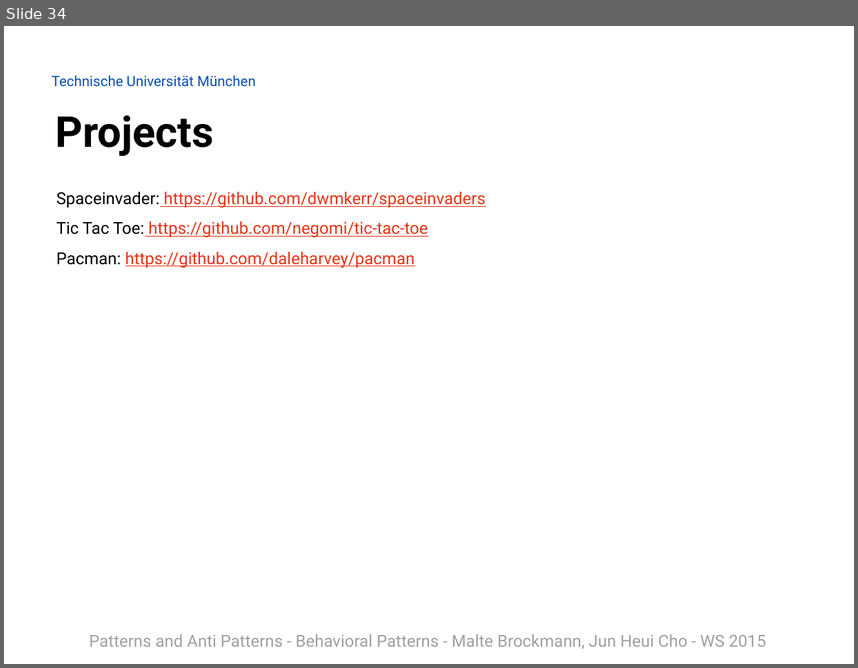
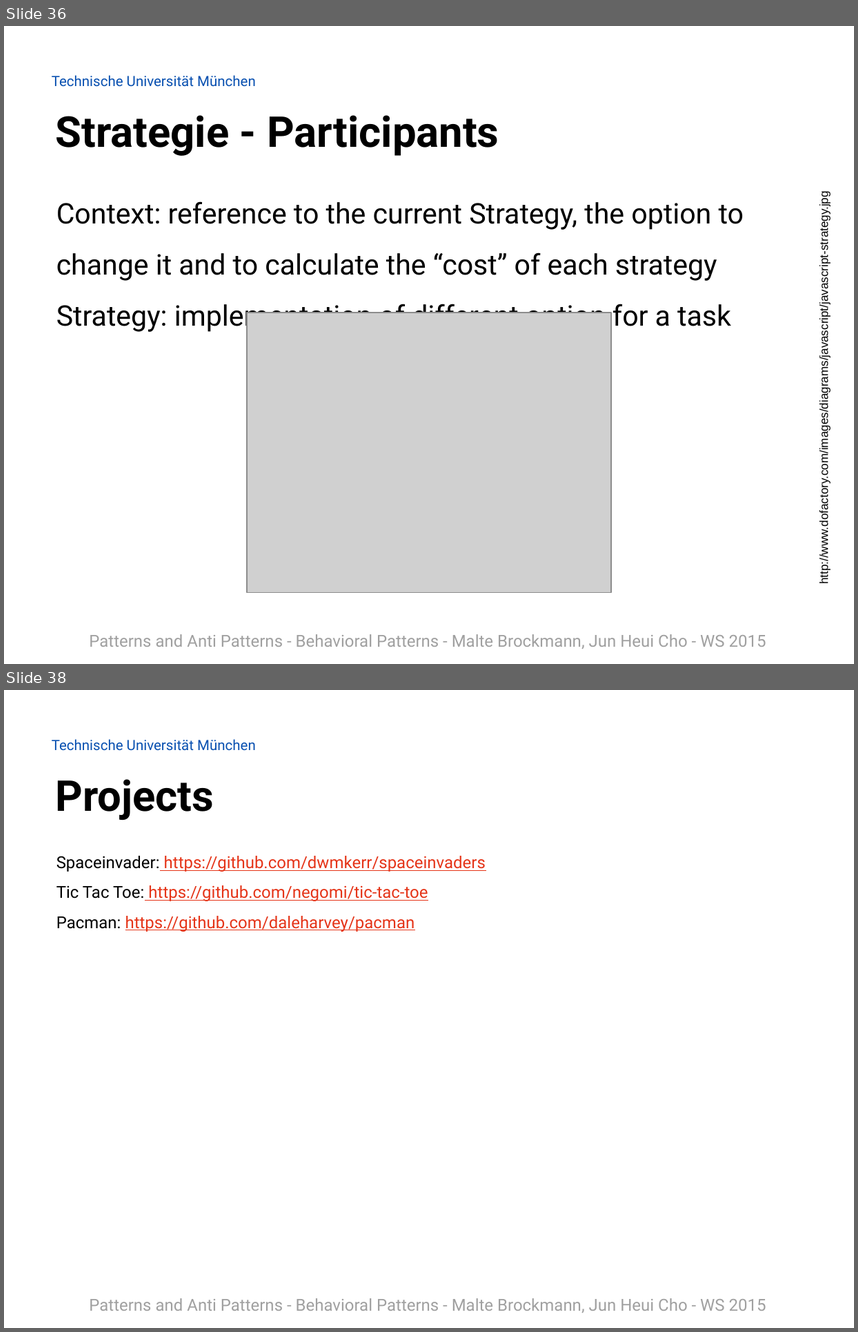
Before and after one commit to Painted6/Behavioral-design-patterns, a slide deck: Behavioral Patterns - JS Patterns and Anti Patterns.pptx. Shown one above the other, each under a label of ours: slide 34 before the commit, slides 36 and 38 after it; the slides between them are not shown. The pictures are 858x668 and 858x1332 pixels, drawn with LibreOffice and Linux fonts; fonts in the diff are those of the drawing; grey boxes stand for pictures; background and template pictures are left out. Boxes give left, top, right and bottom in pixels: in the first picture for what was removed or moved away, otherwise in the second. Text is boxed around its words. In the diff, an @@ line names an element or a change of style, - is before the commit and + after.

Commit message:
added slides for Iterator and Strategy

```diff
--- a/Behavioral Patterns - JS Patterns and Anti Patterns.pptx
+++ b/Behavioral Patterns - JS Patterns and Anti Patterns.pptx
@@ slide 36 added at bbox=[4, 26, 854, 664], background picture (left out); not listed: 2 template elements that a slide beside it also shows @@
@@ title added at bbox=[56, 115, 499, 156], 36 pt, text #000000, bold @@
+Strategie - Participants
@@ text added at bbox=[56, 201, 744, 332], 24 pt, text #000000 @@
+Context: reference to the current Strategy, the option to change it and to calculate the “cost” of each strategy
+Strategy: implementation of different option for a task
@@ text added at bbox=[818, 230, 831, 571], 10 pt, text #000000 @@
+http://www.dofactory.com/images/diagrams/javascript/javascript-strategy.jpg
@@ picture added at bbox=[247, 312, 611, 592] @@
@@ what was slide 34 is now slide 38 @@
```
Also in this commit, not shown: 1 slide changed, 3 other slides added.
